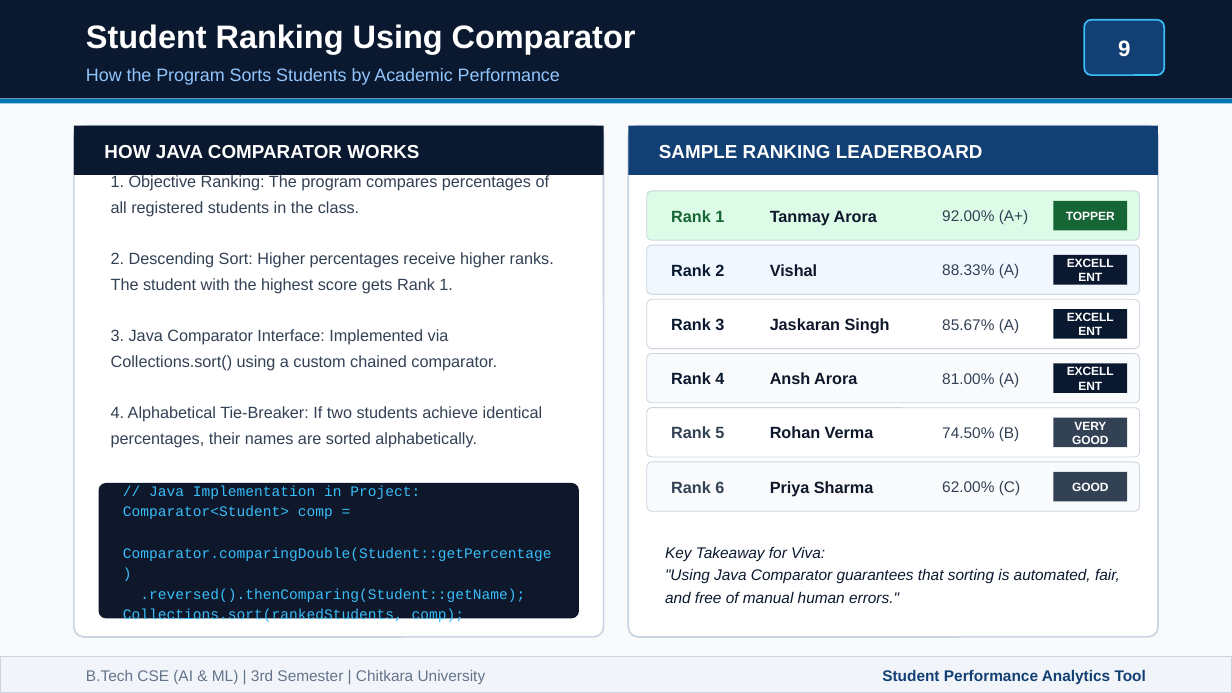
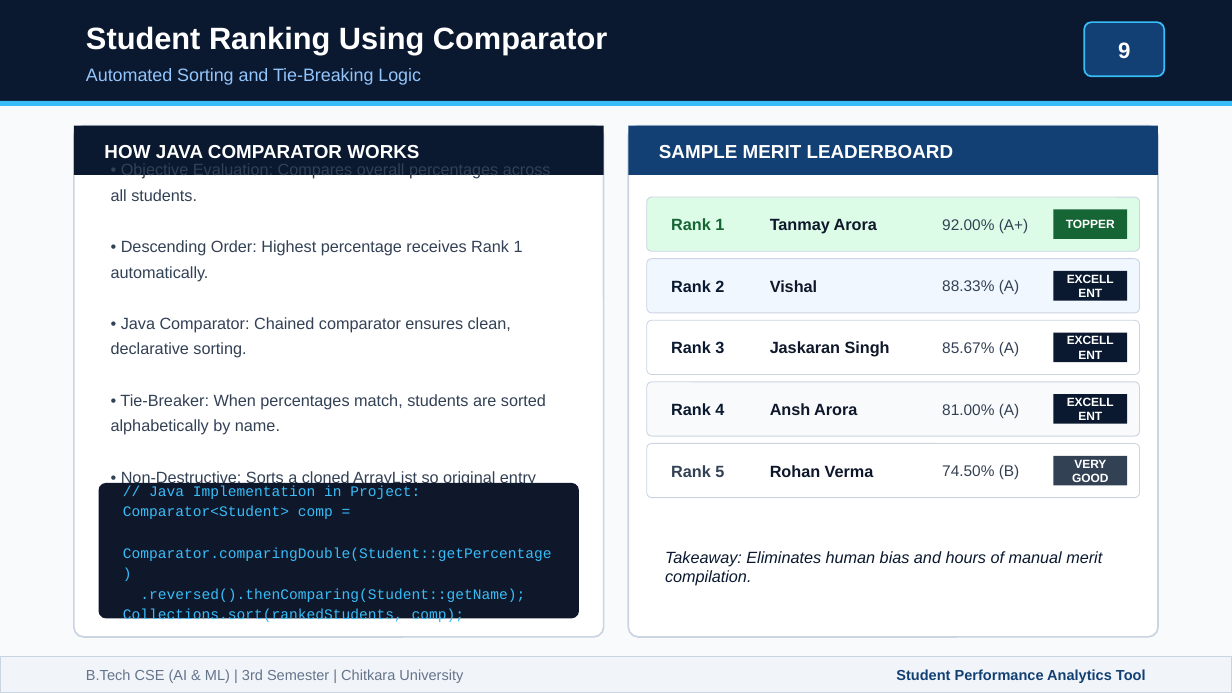
Before and after one commit to Tanmay-Arora19/java_project_sem3, a slide deck: slide 9 of Student_Performance_Analytics_Presentation.pptx. Drawn at 1232x693 pixels with LibreOffice and Linux fonts; fonts in the diff are those of the drawing. Boxes give left, top, right and bottom in pixels: in the first picture for what was removed or moved away, otherwise in the second. Text is boxed around its words. In the diff, an @@ line names an element or a change of style, - is before the commit and + after.

Commit message:
Streamline presentation: decrease text density, enhance visual polish, and make slides impressive

```diff
--- a/Student_Performance_Analytics_Presentation.pptx
+++ b/Student_Performance_Analytics_Presentation.pptx
@@ text "Student Ranking Using Comparator" at (x1=86, y1=26, x2=607, y2=54): size 19 to 18 pt @@
@@ text at (x1=86, y1=68, x2=421, y2=85): text changed @@
-How the Program Sorts Students by Academic Performance
+Automated Sorting and Tie-Breaking Logic
@@ rectangle at (x1=0, y1=101, x2=1232, y2=106): fill #0077B6 to #38BDF8 @@
@@ text at (x1=659, y1=145, x2=954, y2=158): text changed @@
-SAMPLE RANKING LEADERBOARD
+SAMPLE MERIT LEADERBOARD
@@ text at (x1=111, y1=175, x2=551, y2=512): text changed @@
-1. Objective Ranking: The program compares percentages of all registered students in the class.
-2. Descending Sort: Higher percentages receive higher ranks. The student with the highest score gets Rank 1.
-3. Java Comparator Interface: Implemented via Collections.sort() using a custom chained comparator.
-4. Alphabetical Tie-Breaker: If two students achieve identical percentages, their names are sorted alphabetically.
-5. Safe In-Memory Copy: Ranking is performed on a cloned ArrayList so the original registration order is preserved.
+• Objective Evaluation: Compares overall percentages across all students.
+• Descending Order: Highest percentage receives Rank 1 automatically.
+• Java Comparator: Chained comparator ensures clean, declarative sorting.
+• Tie-Breaker: When percentages match, students are sorted alphabetically by name.
+• Non-Destructive: Sorts a cloned ArrayList so original entry order is preserved.
@@ rounded rectangle resized from (x1=647, y1=191, x2=1140, y2=240) to (x1=647, y1=197, x2=1140, y2=251) @@
@@ 4 texts, 1 rectangle moved together from (x1=671, y1=201, x2=1127, y2=230) to (x1=671, y1=209, x2=1127, y2=239) @@
@@ rounded rectangle resized from (x1=647, y1=245, x2=1140, y2=294) to (x1=647, y1=259, x2=1140, y2=313) @@
@@ 4 texts, 1 rectangle moved together from (x1=671, y1=255, x2=1127, y2=285) to (x1=671, y1=271, x2=1127, y2=301) @@
@@ rounded rectangle resized from (x1=647, y1=299, x2=1140, y2=349) to (x1=647, y1=320, x2=1140, y2=375) @@
@@ 4 texts, 1 rectangle moved together from (x1=671, y1=309, x2=1127, y2=339) to (x1=671, y1=333, x2=1127, y2=362) @@
@@ rounded rectangle resized from (x1=647, y1=354, x2=1140, y2=403) to (x1=647, y1=382, x2=1140, y2=436) @@
@@ 4 texts, 1 rectangle moved together from (x1=671, y1=363, x2=1127, y2=393) to (x1=671, y1=394, x2=1127, y2=424) @@
@@ proportions changed in 6 elements at (x1=1084, y1=22, x2=1164, y2=76), (x1=647, y1=197, x2=1140, y2=251), (x1=647, y1=259, x2=1140, y2=313), (x1=647, y1=320, x2=1140, y2=375), (x1=647, y1=382, x2=1140, y2=436), (x1=647, y1=444, x2=1140, y2=498) @@
@@ rounded rectangle resized from (x1=647, y1=408, x2=1140, y2=457) to (x1=647, y1=444, x2=1140, y2=498) @@
@@ rounded rectangle removed at (x1=647, y1=462, x2=1140, y2=511) @@
@@ 4 texts, 1 rectangle moved together from (x1=671, y1=418, x2=1127, y2=447) to (x1=671, y1=456, x2=1127, y2=485) @@
@@ rectangle removed at (x1=1053, y1=472, x2=1127, y2=501) @@
@@ text removed at (x1=671, y1=481, x2=724, y2=493) @@
-Rank 6
@@ text removed at (x1=770, y1=481, x2=873, y2=496) @@
-Priya Sharma
@@ text removed at (x1=942, y1=481, x2=1020, y2=495) @@
-62.00% (C)
@@ text removed at (x1=1072, y1=482, x2=1108, y2=491) @@
-GOOD
@@ text at (x1=665, y1=551, x2=1102, y2=586): text changed; size 9 to 9.5 pt @@
-Key Takeaway for Viva:
-"Using Java Comparator guarantees that sorting is automated, fair, and free of manual human errors."
+Takeaway: Eliminates human bias and hours of manual merit compilation.
@@ text "B.Tech CSE (AI & ML) ..." at (x1=86, y1=669, x2=463, y2=683): size 9 to 8.5 pt @@
@@ text "Student Performance Analytics Tool" at (x1=896, y1=669, x2=1146, y2=683): size 9 to 8.5 pt @@
```
Also in this commit, not shown: 14 other slides changed, 2 other files.
